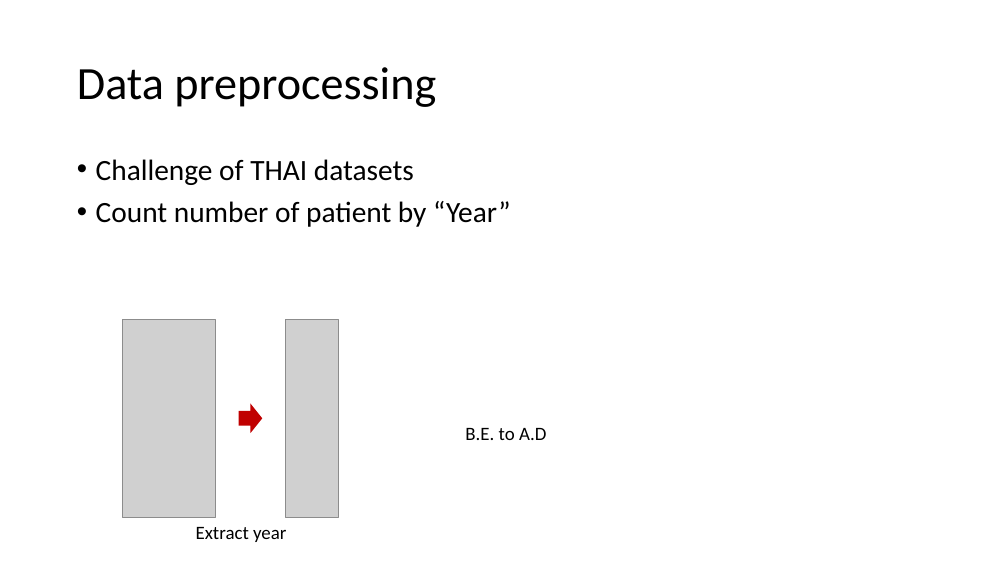
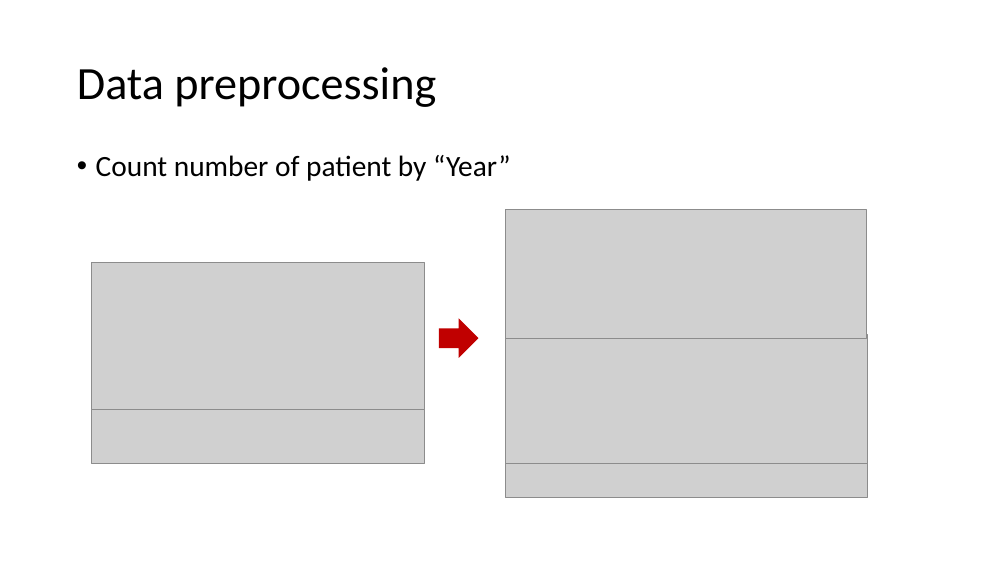
Before and after one commit to Phophism/python_project, a slide deck: slide 8 of Presentation.pptx (slide 9 before the commit). Drawn at 1008x567 pixels with LibreOffice and Linux fonts; fonts in the diff are those of the drawing; grey boxes stand for pictures. Boxes give left, top, right and bottom in pixels: in the first picture for what was removed or moved away, otherwise in the second. Text is boxed around its words. In the diff, an @@ line names an element or a change of style, - is before the commit and + after.

```diff
--- a/Presentation.pptx
+++ b/Presentation.pptx
@@ text at [96,159,414,185]: paragraph removed @@
-• Challenge of THAI datasets
@@ picture added at [506,209,867,338] @@
@@ picture added at [91,262,425,410] @@
@@ picture removed at [123,320,216,517] @@
@@ picture removed at [285,320,339,517] @@
@@ down arrow added at [439,318,479,358], fill #C00000 @@
@@ picture added at [506,334,867,464] @@
@@ picture added at [91,410,425,464] @@
@@ down arrow removed at [239,404,262,433] @@
@@ text removed at [465,428,546,440] @@
-B.E. to A.D
@@ picture added at [506,461,867,498] @@
@@ text removed at [196,527,286,542] @@
-Extract year
```
Also in this commit, not shown: 9 other slides changed, 4 slides removed.
